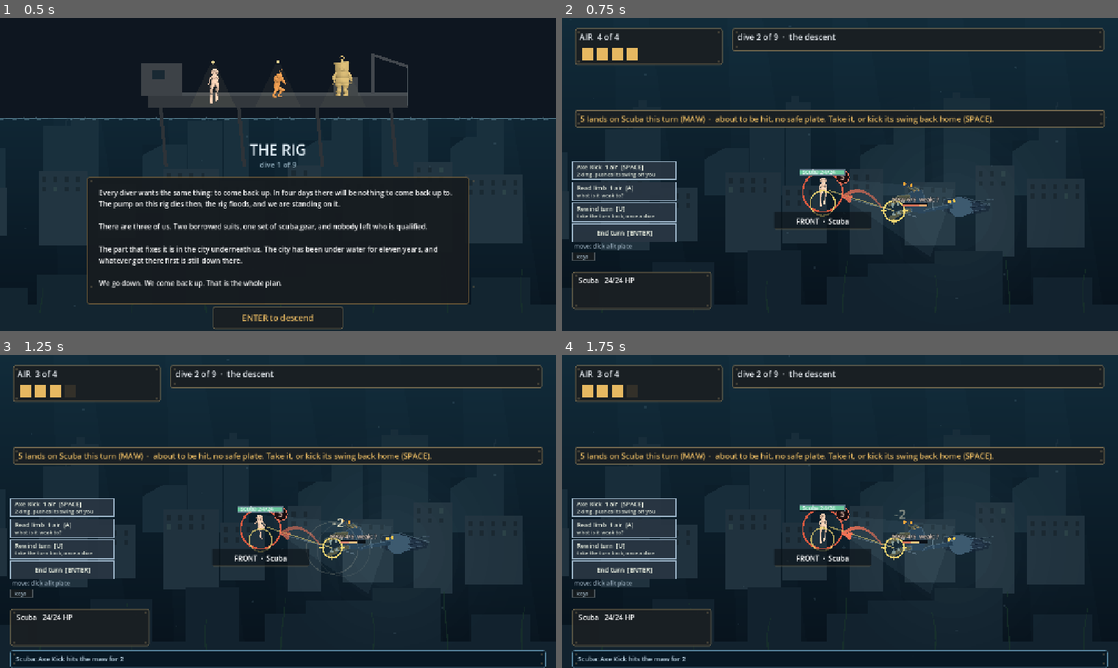
Above: before the commit, frames 1-4 (two rows, left to right).
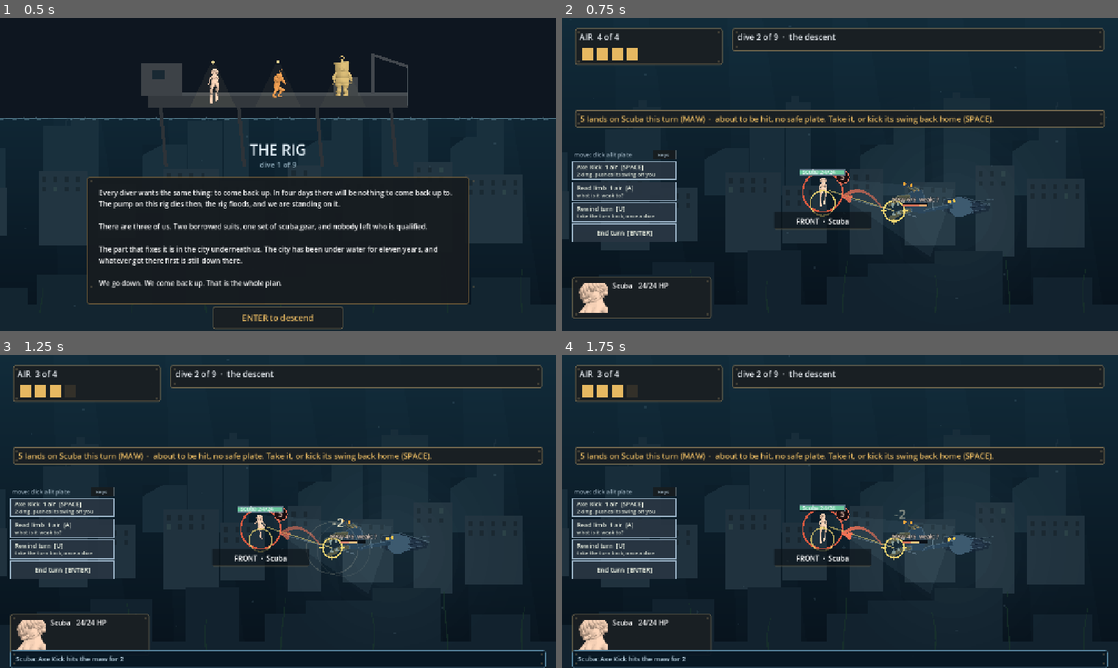
Above: after the commit, the same moments.

Repository: ImmortalDemonGod/salvage
Game: Godot game, scene res://game/main.tscn
Two runs of this game, one before a commit and one after it. Both use one fixed random seed, a clock stepped at 60 frames per second and the inputs below.
Inputs (mouse positions are in pixels of both pictures, inside the frame that each line leads up to):
- Up to frame 1 (0.5 s): no input
- Up to frame 2 (0.75 s): tap Enter at 0.5 s; move the mouse to (962, 158) at 0.52 s; hold Right from 0.53 s (still down); tap 1 at 0.6 s; click (962, 158) at 0.67 s
- Up to frame 3 (1.25 s): keep holding Right; tap Space at 0.77 s
- Up to frame 4 (1.75 s): release Right at 1.25 s; drag from (728, 527) to (812, 574) at 1.27 s

Frame 1 is identical in both runs. In frame 2, 1.4% of the frame differs, in the area x 1-27%, y 42-96%; in frame 3, 1.3%; in frame 4, 1.3%.

Commit message:
the roster wears his faces
The bottom band the artist called text nobody reads is a portrait
strip now: head crops from his own baked idle frames, tinted with each
diver's team color so strip and board share one identity, on the cards
that were always the click-to-select he asked for. The log ticker
retires (its content lives in the floaters, the strike animations and
the audio); the move caption and the keys chip settle above the action
column.

Diff:
--- a/game/main.gd
+++ b/game/main.gd
@@ -143,7 +143,7 @@
 			draw_string(df, tp + off, txt, HORIZONTAL_ALIGNMENT_LEFT, -1, 16, Color(0.02, 0.05, 0.08, a))
 		draw_string(df, tp, txt, HORIZONTAL_ALIGNMENT_LEFT, -1, 16, Color(0.98, 0.92, 0.70, a))
 const DIVER_SEAT := 20.0          # how far below the ring centre the feet sit
-const CARD_TOP := 584.0
+const CARD_TOP := 596.0
 # The action bar: the third playtest's ruling made buttons a hard
 # requirement ("having buttons on screen would replace the need of the
 # keyboard and make it visually obvious what to do"). One geometry,
@@ -304,18 +304,34 @@
 		ui_stations.append(m)
 
 	# diver cards along the bottom
+	var head_crops := [Rect2(139, 193, 70, 70), Rect2(154, 196, 74, 74), Rect2(133, 82, 88, 88)]
+	var idle_frames := ["res://art/baked/scuba_idle1/frame_00.png",
+		"res://art/baked/prototype1_idle1/frame_00.png",
+		"res://art/baked/proto5_idle/frame_00.png"]
 	for i in range(3):
 		var p := Panel.new()
 		p.name = "diver_card_" + str(i)
-		p.size = Vector2(320, 86)
+		p.size = Vector2(320, 96)
 		p.position = Vector2(24 + i * 334, CARD_TOP)
 		p.add_theme_stylebox_override("panel", skin_card())
 		_rivet(p)
 		add_child(p)
+		var face := TextureRect.new()
+		face.name = "portrait"
+		var atl := AtlasTexture.new()
+		atl.atlas = load(String(idle_frames[i]))
+		atl.region = head_crops[i]
+		face.texture = atl
+		face.position = Vector2(10, 13)
+		face.size = Vector2(70, 70)
+		face.expand_mode = TextureRect.EXPAND_IGNORE_SIZE
+		face.stretch_mode = TextureRect.STRETCH_SCALE
+		face.modulate = RIG_TINT.get(i, Color.WHITE)
+		p.add_child(face)
 		var l := Label.new()
 		l.name = "label"
 		l.set_anchors_preset(Control.PRESET_FULL_RECT)
-		l.offset_left = 14; l.offset_right = -14
+		l.offset_left = 92; l.offset_right = -10
 		l.offset_top = 8; l.offset_bottom = -8
 		l.autowrap_mode = TextServer.AUTOWRAP_WORD_SMART
 		p.add_child(l)
@@ -432,6 +448,7 @@
 	step_panel.add_child(ui_step)
 	var log_panel := Panel.new()
 	log_panel.name = "log_panel"
+	log_panel.visible = false
 	log_panel.size = Vector2(1232, 40)
 	log_panel.position = Vector2(24, 680)
 	var lst := StyleBoxFlat.new()
@@ -1366,7 +1383,7 @@
 # same dispatcher. Legality is answered by trying the action on a CLONE,
 # so the greyed state can never disagree with what a press would do.
 func _keys_rect() -> Rect2:
-	return Rect2(Vector2(BAR_X, BAR_TOP + float(bar_buttons().size()) * (BAR_H + BAR_GAP) + 16.0), Vector2(52.0, 20.0))
+	return Rect2(Vector2(BAR_X + 186.0, BAR_TOP - 26.0), Vector2(52.0, 20.0))
 
 func _lit_stations() -> Array:
 	var out: Array = []
@@ -2192,8 +2209,7 @@
 		return
 	var btns: Array = bar_buttons()
 	var dfm: Font = ThemeDB.fallback_font
-	var mv_y: float = BAR_TOP + float(bar_buttons().size()) * (BAR_H + BAR_GAP) + 8.0
-	draw_string(dfm, Vector2(BAR_X + 4.0, mv_y), "move: click a lit plate",
+	draw_string(dfm, Vector2(BAR_X + 4.0, BAR_TOP - 10.0), "move: click a lit plate",
 		HORIZONTAL_ALIGNMENT_LEFT, -1, 13, Color(0.62, 0.70, 0.76))
 	var kb := _keys_rect()
 	draw_rect(kb, Color(0.09, 0.11, 0.12, 0.9))
Not shown, added: site/index.apple-touch-icon.png.import
Not shown, added: site/index.icon.png.import
Not shown, added: site/index.png.import
